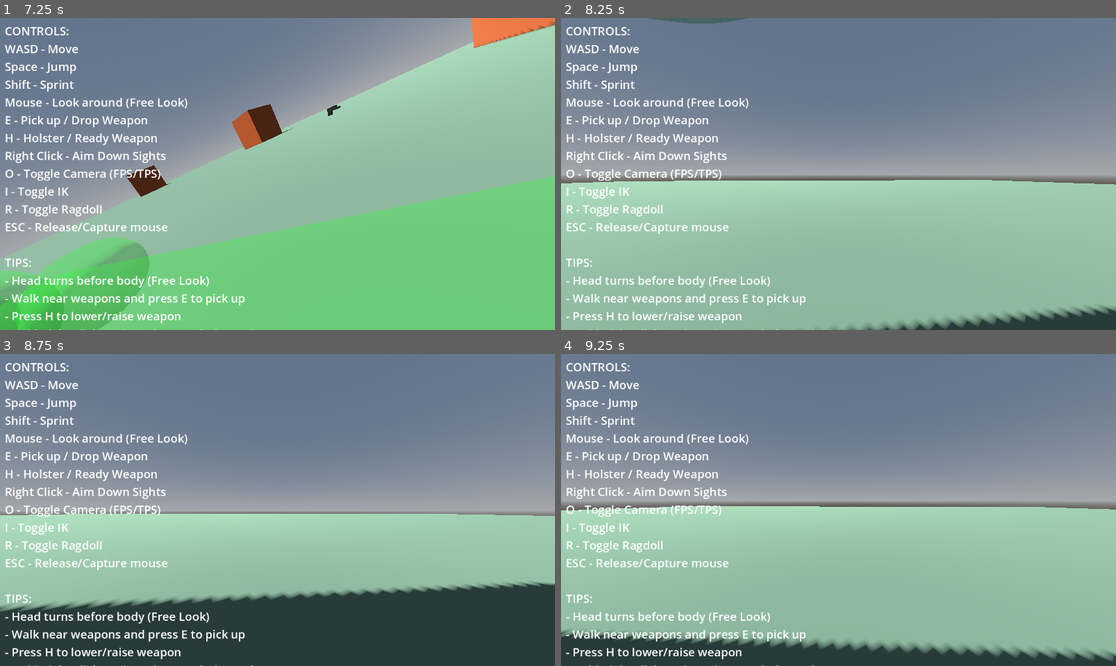
Above: before the commit, frames 1-4 (two rows, left to right).
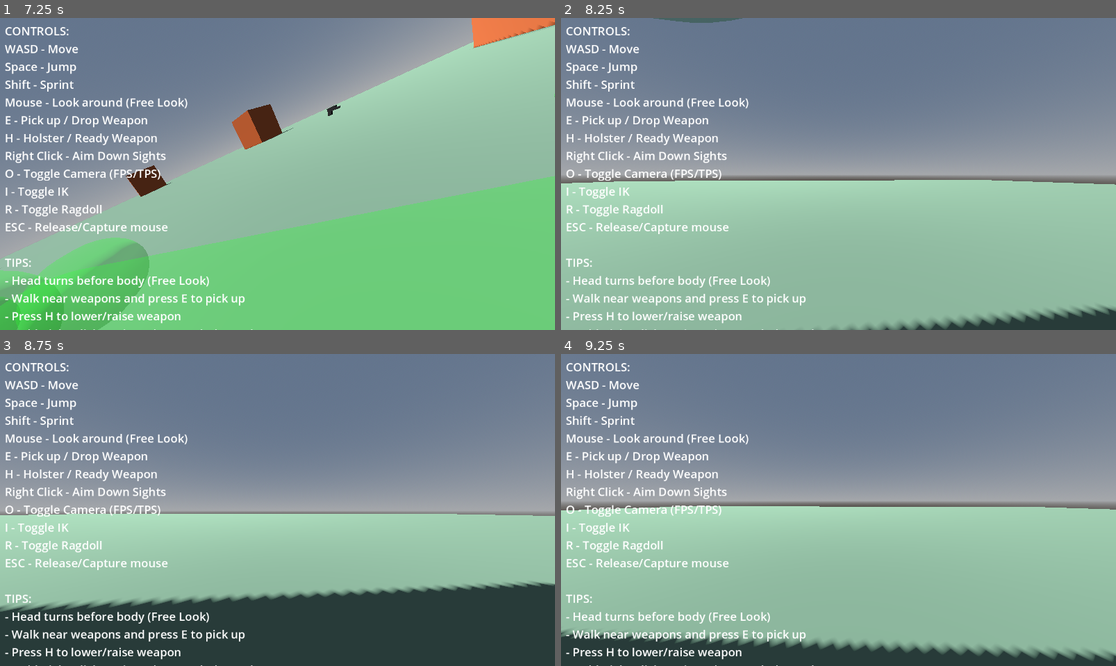
Above: after the commit, the same moments.

Repository: lmf-git/fpsikanimragdoll
Game: Godot game, scene res://world.tscn
Two runs of this game, one before a commit and one after it. Both use one fixed random seed, a clock stepped at 60 frames per second and the inputs below.
Inputs (mouse positions are in pixels of both pictures, inside the frame that each line leads up to):
- Up to frame 1 (7.25 s): tap Enter at 0.5 s; move the mouse to (305, 174) at 0.52 s; hold Shift (sprint) 0.53-1.28 s; hold W (move_forward) 0.53-5.78 s; click (305, 174) at 0.67 s; tap Space (jump) at 0.77, 1.52, 3.02, 3.77, 4.52, 6.02, 6.77 s; move the mouse to (249, 174) at 1.27 s; tap O (toggle_camera) at 1.35, 5.85 s; move the mouse to (288, 167) at 2.02 s; hold I (toggle_ik) 2.03-2.78 s; move the mouse to (271, 180) at 2.77 s; tap R (toggle_ragdoll) at 2.85 s; click (271, 180) at 2.92 s; move the mouse to (316, 177) at 3.52 s; tap E at 3.6 s; move the mouse to (233, 170) at 4.27 s; tap H at 4.35 s; move the mouse to (283, 174) at 5.02 s; hold Shift (sprint) 5.03-5.78 s; click (283, 174) at 5.17 s; move the mouse to (255, 167) at 5.77 s; hold D (move_right) 5.78-6.53 s; move the mouse to (305, 174) at 6.52 s; hold W (move_forward) from 6.53 s (still down); hold I (toggle_ik) from 6.53 s (still down)
- Up to frame 2 (8.25 s): keep holding W (move_forward); move the mouse to (810, 174) at 7.27 s; release I (toggle_ik) at 7.28 s; tap R (toggle_ragdoll) at 7.35 s; click (810, 174) at 7.42 s; tap Space (jump) at 7.52 s; move the mouse to (849, 167) at 8.02 s; tap E at 8.1 s
- Up to frame 3 (8.75 s): keep holding W (move_forward)
- Up to frame 4 (9.25 s): move the mouse to (832, 516) at 8.77 s; release W (move_forward) at 8.78 s; hold A (move_left) from 8.78 s (still down); tap H at 8.85 s; tap Space (jump) at 9.02 s

Frame 1 is identical in both runs. In frame 2, less than 0.1% of the frame differs, in the area x 15-97%, y 0-54%; in frame 3, less than 0.1%; in frame 4, nothing differs.

Commit message:
Reduce head pitch when weapon equipped to prevent bending down
Added pitch_multiplier (0.2) when weapon is equipped to reduce head
pitch by 80%. Spine aiming handles vertical aim, so head doesn't need
to pitch as much. This prevents head from bending down excessively
when aiming with weapon equipped while still allowing natural head
movement for left/right looking.

Diff:
--- a/character_controller.gd
+++ b/character_controller.gd
@@ -1064,6 +1064,12 @@
 		deg_to_rad(-max_head_rotation_y),
 		deg_to_rad(max_head_rotation_y))
 
+	# When weapon equipped, reduce pitch to prevent head bending down too much
+	# Spine aiming handles vertical aim, head should stay more neutral
+	var pitch_multiplier = 1.0
+	if equipped_weapon:
+		pitch_multiplier = 0.2  # Reduce head pitch by 80% when aiming
+
 	# Apply rotation to neck (contributes to yaw and some pitch)
 	if neck_bone_id >= 0:
 		var neck_pose = skeleton.get_bone_pose(neck_bone_id)
@@ -1071,7 +1077,7 @@
 		# Neck contributes 40% of the yaw rotation
 		neck_target = neck_target.rotated(Vector3.UP, head_yaw * 0.4)
 		# Neck contributes 30% of pitch (negated due to 180° model rotation)
-		neck_target = neck_target.rotated(neck_target.x, -head_pitch * 0.3)
+		neck_target = neck_target.rotated(neck_target.x, -head_pitch * 0.3 * pitch_multiplier)
 		neck_target = neck_target * original_neck_pose.basis
 
 		neck_pose.basis = neck_pose.basis.slerp(neck_target, head_rotation_speed * delta)
@@ -1083,7 +1089,7 @@
 	# Head contributes 60% of yaw rotation
 	head_target = head_target.rotated(Vector3.UP, head_yaw * 0.6)
 	# Head contributes 70% of pitch (negated due to 180° model rotation)
-	head_target = head_target.rotated(head_target.x, -head_pitch * 0.7)
+	head_target = head_target.rotated(head_target.x, -head_pitch * 0.7 * pitch_multiplier)
 	head_target = head_target * original_head_pose.basis
 
 	head_pose.basis = head_pose.basis.slerp(head_target, head_rotation_speed * delta)
